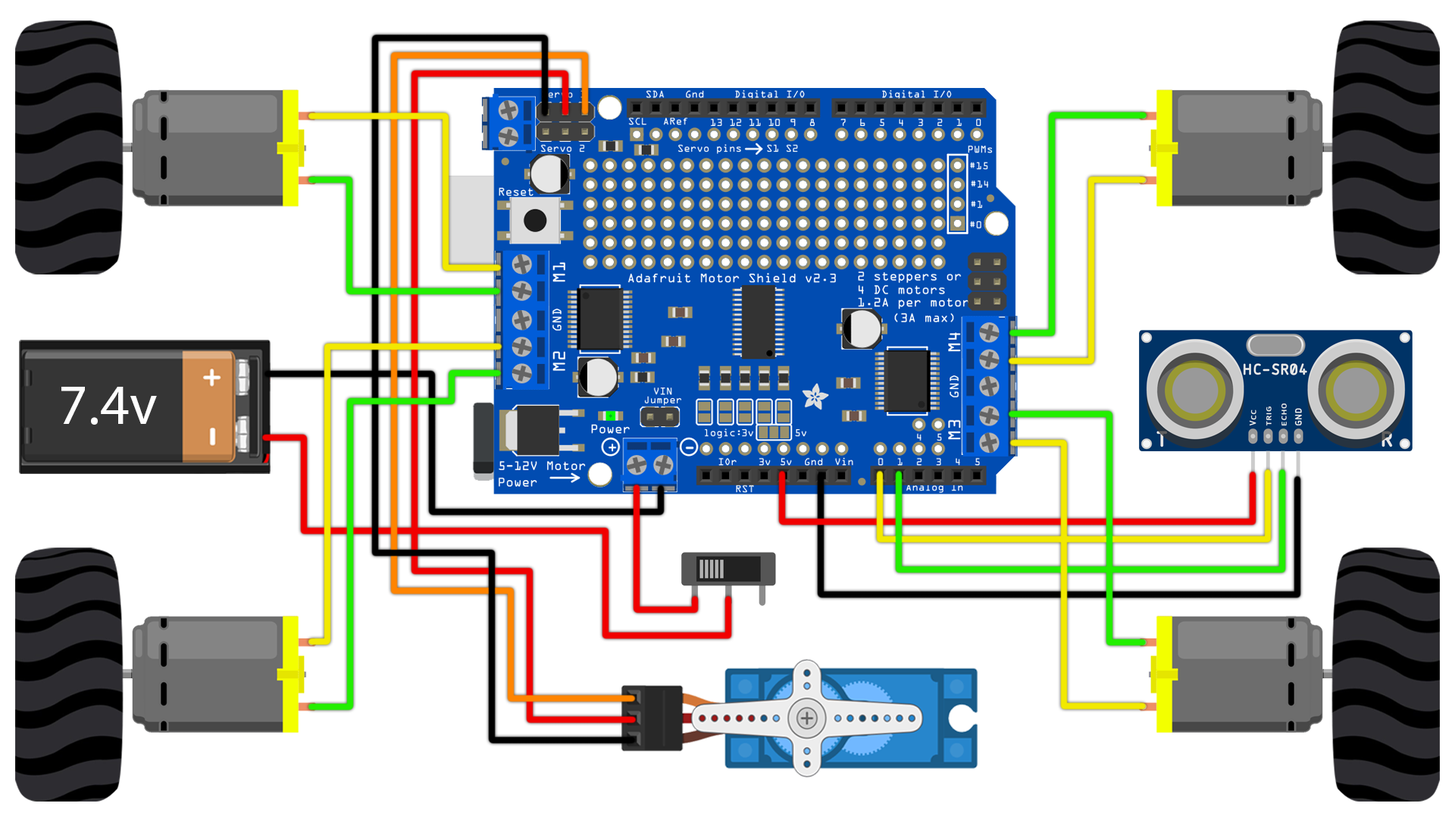
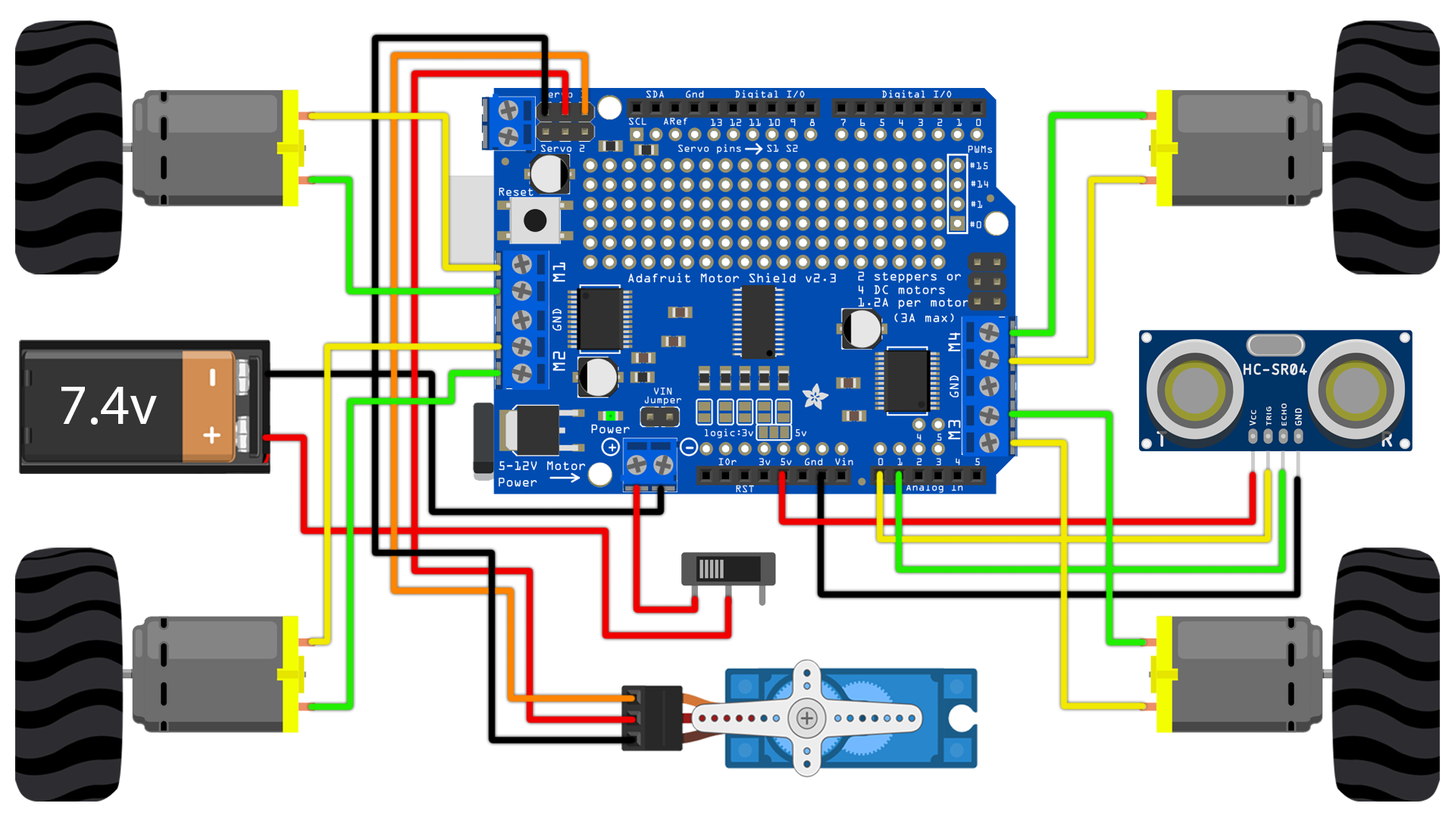
Two versions of the same layered image (1455×819). Layer-by-layer changes:
painted on "BH" over left=201, top=366, right=223, bottom=447
